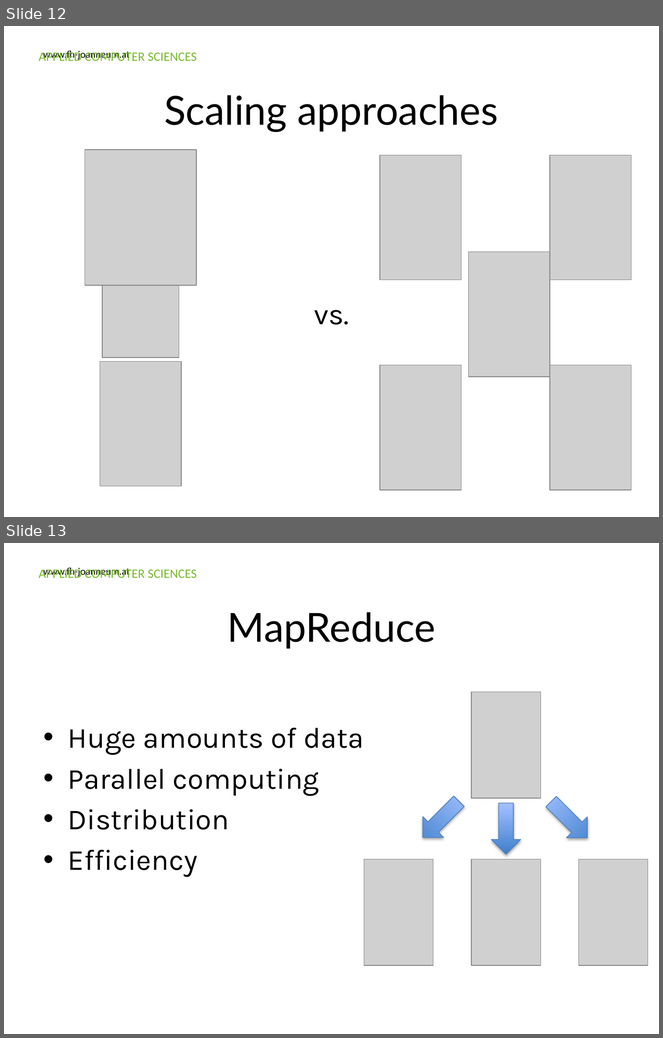
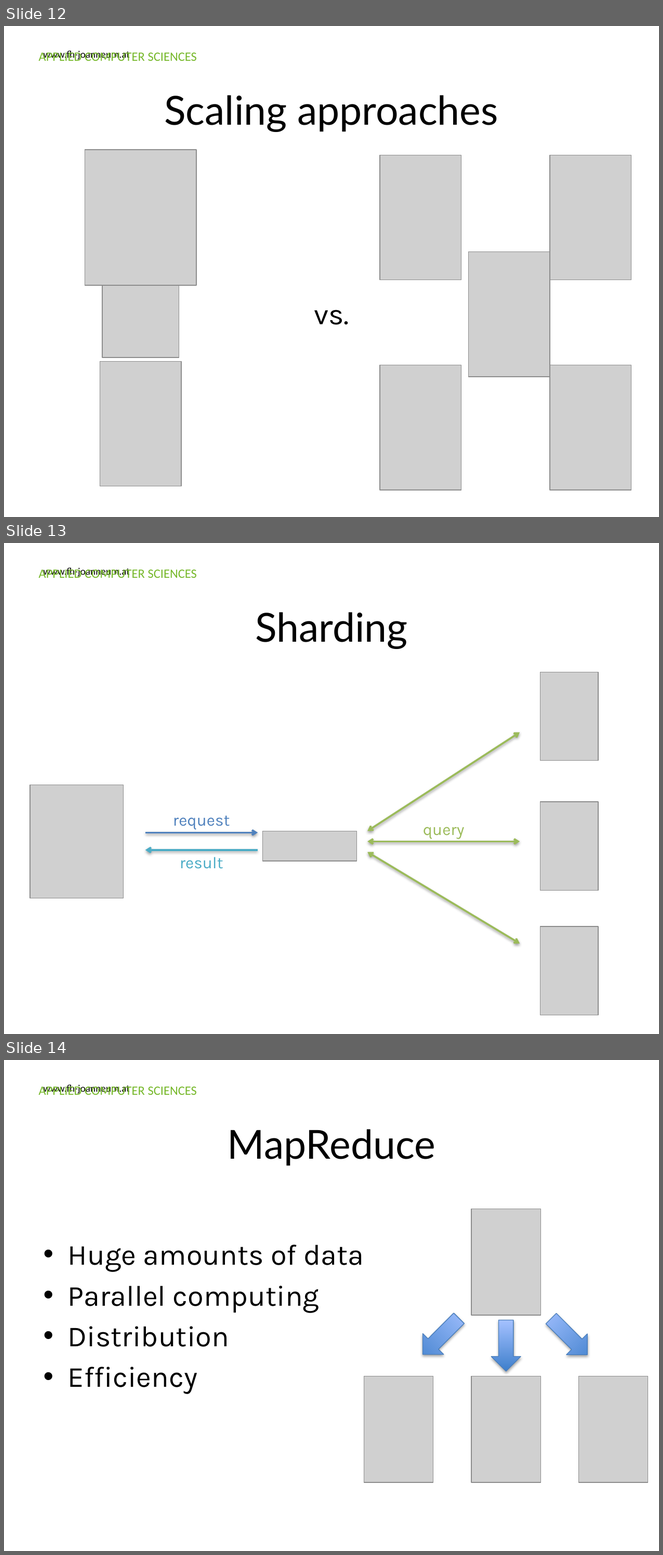
Before and after one commit to Ravenlord/guest-lecture-nosql, a slide deck: Presentation/FHJ_guest_lecture_nosql.pptx. Shown one above the other, each under a label of ours: slides 12 and 13 before the commit, slides 12, 13 and 14 after it. The pictures are 663x1038 and 663x1555 pixels, drawn with LibreOffice and Linux fonts; fonts in the diff are those of the drawing; grey boxes stand for pictures; background and template pictures are left out. Boxes give left, top, right and bottom in pixels: in the first picture for what was removed or moved away, otherwise in the second. Text is boxed around its words. In the diff, an @@ line names an element or a change of style, - is before the commit and + after.

```diff
--- a/Presentation/FHJ_guest_lecture_nosql.pptx
+++ b/Presentation/FHJ_guest_lecture_nosql.pptx
@@ slide 13 added at (x1=4, y1=543, x2=659, y2=1034), background #FFFFFF; not listed: 2 template elements that a slide beside it also shows @@
@@ title added at (x1=255, y1=612, x2=408, y2=649), 44 pt, text #000000 @@
+Sharding
@@ picture added at (x1=541, y1=672, x2=598, y2=760) @@
@@ double arrow added from (367, 831) to (520, 732), #9BBB59 2 pt @@
@@ picture added at (x1=30, y1=785, x2=123, y2=898) @@
@@ picture added at (x1=541, y1=802, x2=598, y2=890) @@
@@ text added at (x1=173, y1=815, x2=230, y2=830), 18 pt, text #4F81BD @@
+request
@@ arrow added from (145, 833) to (258, 833), #4F81BD 2 pt @@
@@ picture added at (x1=263, y1=831, x2=357, y2=861) @@
@@ text added at (x1=423, y1=827, x2=465, y2=839), 18 pt, text #9BBB59 @@
+query
@@ arrow added from (258, 850) to (145, 850), #4BACC6 2 pt @@
@@ double arrow added from (367, 842) to (520, 842), #9BBB59 2 pt @@
@@ double arrow added from (367, 852) to (520, 944), #9BBB59 2 pt @@
@@ text added at (x1=180, y1=857, x2=223, y2=869), 18 pt, text #4BACC6 @@
+result
@@ picture added at (x1=541, y1=927, x2=598, y2=1015) @@
@@ what was slide 13 is now slide 14 @@
```
Also in this commit, not shown: 3 slides changed, 18 other slides added.
